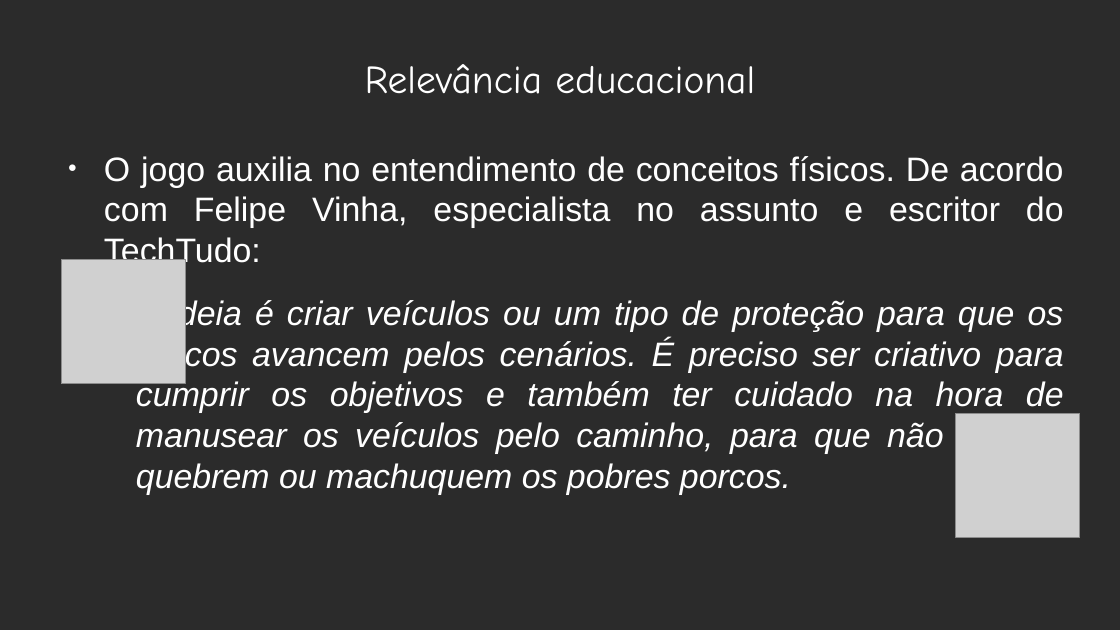
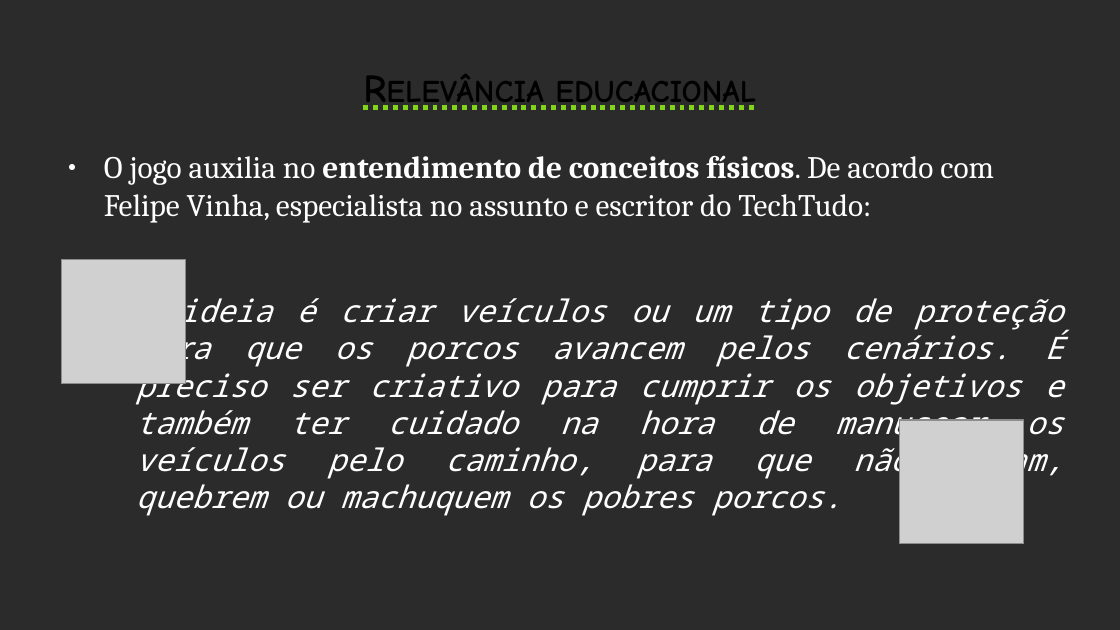
Before and after one commit to ThiagoIFDS23/small-ifsp, a slide deck: slide 6 of Libre Office/Impress/Bad Piggies/Bad Piggies.odp. Drawn at 1120x630 pixels with LibreOffice and Linux fonts; fonts in the diff are those of the drawing; grey boxes stand for pictures; background and template pictures are left out; a plain dark background stands for a picture behind light text. Boxes give left, top, right and bottom in pixels: in the first picture for what was removed or moved away, otherwise in the second. Text is boxed around its words. In the diff, an @@ line names an element or a change of style, - is before the commit and + after.

```diff
--- a/Libre Office/Impress/Bad Piggies/Bad Piggies.odp
+++ b/Libre Office/Impress/Bad Piggies/Bad Piggies.odp
@@ title "Relevância educacional": place and size @@
-title "Relevância educacional" at <box>365,64,755,94</box>
+title "Relevância educacional" at <box>555,81,756,110</box>
@@ title "Relevância educacional" at <box>555,81,756,110</box>: text colour #FFFFFF to #000000, bold on, underline on, small capitals on @@
@@ text "O jogo auxilia no entendimento ..." at <box>104,155,994,223</box>: size 24 to 22.2 pt, font Arial to Cambria; bold on in "entendimento de conceitos físicos."; alignment justified to left @@
@@ text "A ideia é criar veículos ..." at <box>136,292,1064,516</box>: size 24 to 22 pt, font Arial to Noto Sans Mono @@
@@ picture: place and size @@
-picture at <box>956,414,1080,538</box>
+picture at <box>900,420,1024,544</box>
```
Also in this commit, not shown: 15 other slides changed, 1 other file.
